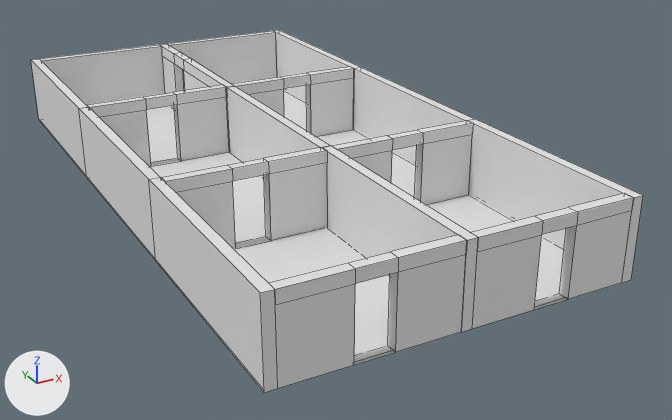
The Blender file Assets/Egypt.blend, before and after one commit.
The view is the same before and after, from a 50 mm lens placed at (-11.7, -23.5, 14.2), pointed at (4.9, 6.7, -0.9). Arrows for +X, +Y and +Z are at lower left; the lights stay in place. Mesh edges are drawn as thin lines. Materials are left out; every surface is plain grey.
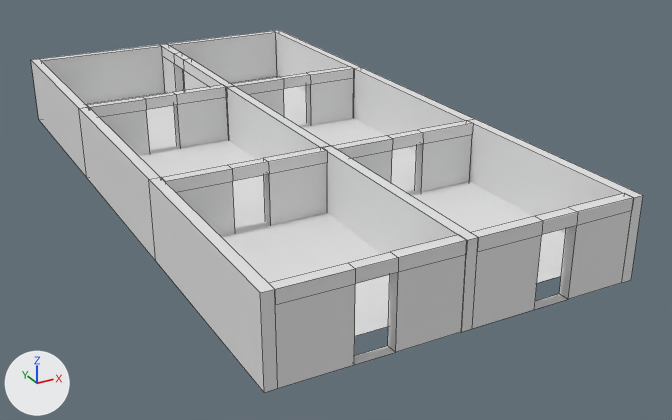
Edits to the bpy script that builds the scene:
```text
Change me_cube_030:
    where me_cube_030.from_pydata(...)  # 28 vertices, 24 faces; spans x -1.0..5.0, y -32.9..31.6, z -1.0..1.0
    used by ob_cube_016; location = (3.19, 17.53, 1.38); rotation_euler = (0.0, 0.0, -1.572), in degrees (0, 0, -90); scale = (4.4, 0.2, 1.5)
    me_cube_030 part 1: the loose piece of 4 vertices spanning x -1.0..5.0, y -32.9..31.6, z -1.0 is deleted
Add me_plane:
    me_plane.from_pydata([(-6.3, -12.7, 0.0), (6.3, -12.7, 0.0), (-6.3, 12.7, 0.0), (6.3, 12.7, 0.0)], [], [(0, 1, 3, 2)])
Add ob_plane:
    ob_plane = bpy.data.objects.new('Plane', me_plane)
    ob_plane.location = (3.19, 8.79, 0.48)
```

What differs and where, as boxes (x1, y1, x2, y2) in the pictures (672 x 420 px):
'Plane', added
    after: (86, 76, 566, 336)
'Cube.016', reshaped
    before: (147, 44, 566, 362)
    after: (161, 44, 234, 93)
part 1 of me_cube_030, deleted
    before: (147, 90, 566, 362)
